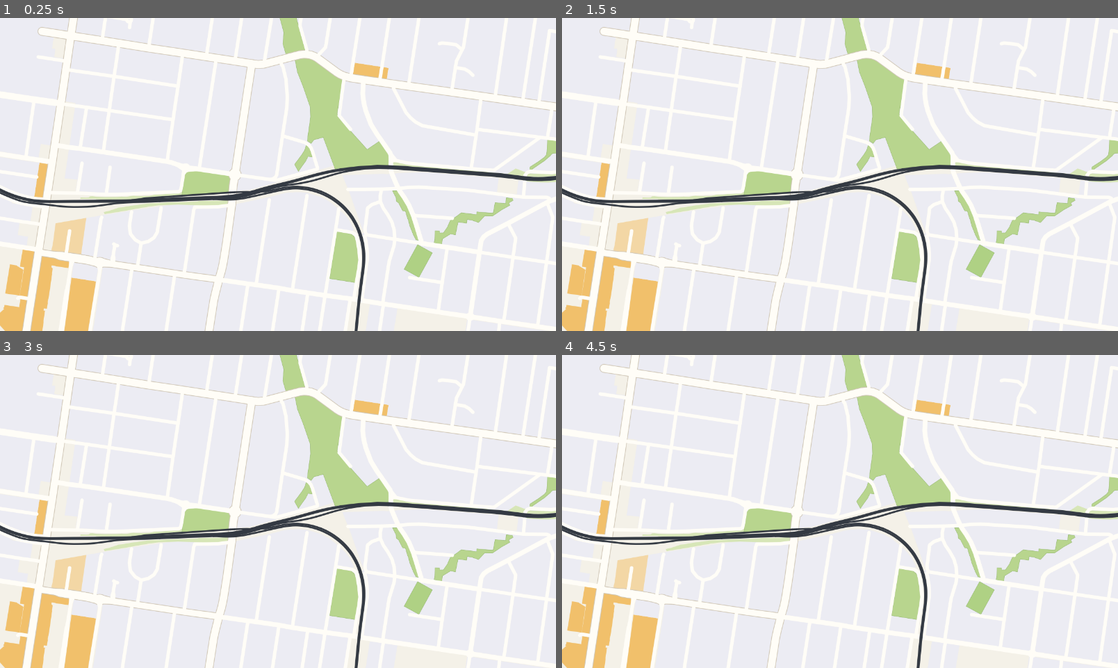
Above: before the commit, frames 1-4 (two rows, left to right).
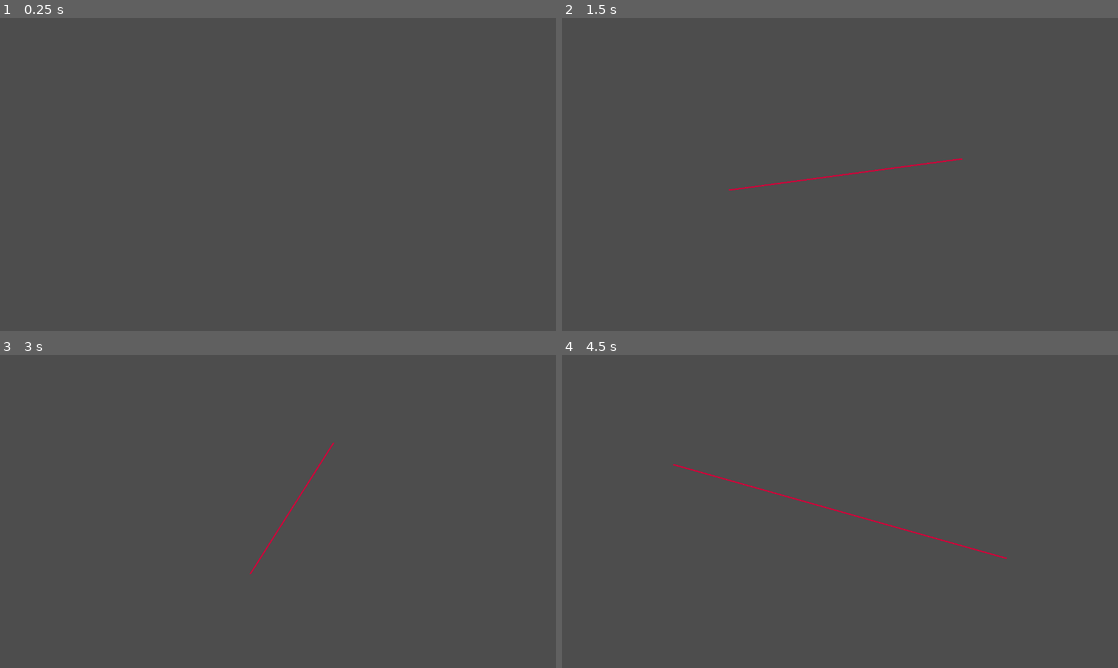
Above: after the commit, the same moments.

Repository: VandyAum/COS30031-Game_Programming
Game: Godot game, scene res://drawing.tscn
Same seed, same stepped clock (60 frames per second), same inputs: the game is played once before the commit and once after it. Before the commit the project starts from res://CamberwellMap.tscn.
Inputs (mouse positions are in pixels of both pictures, inside the frame that each line leads up to):
- Up to frame 1 (0.25 s): no input
- Up to frame 2 (1.5 s): tap Enter at 0.5 s; move the mouse to (962, 158) at 0.52 s; right-click (962, 158) at 0.6 s; click (962, 158) at 0.8 s; tap Space at 1.25 s; move the mouse to (728, 190) at 1.27 s; click (728, 190) at 1.35 s
- Up to frame 3 (3 s): right-click (166, 527) at 1.55 s; tap Enter at 2 s; move the mouse to (333, 442) at 2.02 s; right-click (333, 442) at 2.1 s; click (333, 442) at 2.3 s; tap Space at 2.75 s; move the mouse to (250, 574) at 2.77 s; click (250, 574) at 2.85 s
- Up to frame 4 (4.5 s): right-click (812, 574) at 3.05 s; tap Enter at 3.5 s; move the mouse to (1006, 558) at 3.52 s; right-click (1006, 558) at 3.6 s; click (1006, 558) at 3.8 s; tap Space at 4.25 s; move the mouse to (673, 464) at 4.27 s; click (673, 464) at 4.35 s

The runs differ from the first frame. In frame 1, 100% of the frame differs, in the area x 0-100%, y 0-100%; in frame 2, 100%; in frame 3, 100%; in frame 4, 100%.

Commit message:
added drawing line

Diff:
--- a/Script/CamberwellMap.gd
+++ b/Script/CamberwellMap.gd
@@ -14,67 +14,63 @@
 const MAP_MARGIN = 42.0
 
 func _ready():
-    load_locations()
+	load_locations()
 
 func geo_to_map_position(longitude: float, latitude: float) -> Vector2:
-    var map_size = Map.texture.get_size()
+	var map_size = Map.texture.get_size()
 
-    var usable_width = map_size.x - MAP_MARGIN * 2.0
-    var usable_height = map_size.y - MAP_MARGIN * 2.0
+	var usable_width = map_size.x - MAP_MARGIN * 2.0
+	var usable_height = map_size.y - MAP_MARGIN * 2.0
 
-    var x_ratio = (
-        longitude - MIN_LONGITUDE
-    ) / (
-        MAX_LONGITUDE - MIN_LONGITUDE
-    )
+	var x_ratio = (
+		longitude - MIN_LONGITUDE
+	) / (
+		MAX_LONGITUDE - MIN_LONGITUDE
+	)
 
-    var y_ratio = (MAX_LATITUDE - latitude) / (MAX_LATITUDE - MIN_LATITUDE)
+	var y_ratio = (MAX_LATITUDE - latitude) / (MAX_LATITUDE - MIN_LATITUDE)
 
-    return Vector2(
-        MAP_MARGIN + x_ratio * usable_width,
-        MAP_MARGIN + y_ratio * usable_height
-    )
+	return Vector2(
+		MAP_MARGIN + x_ratio * usable_width,
+		MAP_MARGIN + y_ratio * usable_height
+	)
 
 func load_locations():
-    var file = FileAccess.open(
-        "res://Map/boroondara_foi_game_data.json",
-        FileAccess.READ
-    )
+	var file = FileAccess.open(
+		"res://Map/boroondara_foi_game_data.json",
+		FileAccess.READ
+	)
 
-    if file == null:
-        push_error("Could not open location JSON")
-        return
+	if file == null:
+		push_error("Could not open location JSON")
+		return
 
-    var data = JSON.parse_string(file.get_as_text())
+	var data = JSON.parse_string(file.get_as_text())
 
-    if data == null:
-        push_error("Could not parse JSON")
-        return
+	if data == null:
+		push_error("Could not parse JSON")
+		return
 
-    for feature in data["features"]:
+	for feature in data["features"]:
 
-        var id = int(feature["id"])
+		var id = int(feature["id"])
 
-        if id in Location_IDS:
-            create_location(feature)
+		if id in Location_IDS:
+			create_location(feature)
 
 func create_location(feature):
-    var marker = Node2D.new()
+	var marker = Node2D.new()
 
-    marker.name = str(feature["name"])
+	marker.name = str(feature["name"])
 
-    marker.position = geo_to_map_position(
-        float(feature["longitude"]),
-        float(feature["latitude"])
-    )
+	marker.position = geo_to_map_position(
+		float(feature["longitude"]),
+		float(feature["latitude"])
+	)
 
-    Location.add_child(marker)
+	Location.add_child(marker)
 
-    var label = Label.new()
+	var label = Label.new()
 
-    label.text = "●"
-    label.position = Vector2(-20, -35)
-    label.add_theme_font_size_override("font_size", 70)
-    label.add_theme_color_override("font_color", Color.RED)
-
-    marker.add_child(label)
+	label.text = "●"
+	label.position = Vector2(-20, -35)
--- a/Script/main.gd
+++ b/Script/main.gd
@@ -1,77 +1,34 @@
-#extends Node2D
-#
-#@onready var camberwell = $Camberwell
-#@onready var camberwell_map = $Camberwell/Map
-#
-#@onready var Canterbury = $Canterbury
-#@onready var canterbury_map = $Canterbury/Map
-#
-#
-#func _ready():
-    #fit_map_to_screen()
-#
-#
-#func fit_map_to_screen():
-    #var screen_size = get_viewport_rect().size
-    #
-    #var camberwell_size = camberwell_map.texture.get_size()
-    #var canterbury_size = canterbury_map.texture.get_size()
-    #
-    #
-    #var scale_x = screen_size.x / map_size.x
-    #var scale_y = screen_size.y / map_size.y
-#
-    #var map_scale = min(scale_x, scale_y)
-#
-    #camberwell.scale = Vector2(
-        #map_scale,
-        #map_scale
-    #)
-#
-    #var scaled_map_size = map_size * map_scale
-#
-    #camberwell.position = Vector2(
-        #(screen_size.x - scaled_map_size.x) / 2.0,
-        #(screen_size.y - scaled_map_size.y) / 2.0
-    #)
+extends Node2D
 
-extends Node2D
 @onready var map_chunks = $MapChunks
 
 @onready var camberwell = $MapChunk/Camberwell
 @onready var camberwell_map = $MapChunk/Camberwell/Map
 
-@onready var canterbury = $MapChunk/Canterbury
-@onready var canterbury_map = $MapChunk/Canterbury/Map
 
 
 func _ready():
-    fit_maps_to_screen()
+	fit_maps_to_screen()
 
 
 # This is just for the map to fit in the screen for now
 func fit_maps_to_screen():
-    var screen_size = get_viewport_rect().size
+	var screen_size = get_viewport_rect().size
 
-    var camberwell_size = camberwell_map.texture.get_size()
-    var canterbury_size = canterbury_map.texture.get_size()
+	var camberwell_size = camberwell_map.texture.get_size()
 
-    var camberwell_rect = Rect2(
-        camberwell.position,
-        camberwell_size
-    )
+	var camberwell_rect = Rect2(
+		camberwell.position,
+		camberwell_size
+	)
 
-    var canterbury_rect = Rect2(
-        canterbury.position,
-        canterbury_size
-    )
 
-    var world_rect = camberwell_rect.merge(canterbury_rect)
 
-    var scale_x = screen_size.x / world_rect.size.x
-    var scale_y = screen_size.y / world_rect.size.y
+	var world_rect = camberwell_rect
 
-    var map_scale = min(scale_x, scale_y)
+	var scale_x = screen_size.x / world_rect.size.x
+	var scale_y = screen_size.y / world_rect.size.y
 
-    camberwell.scale = Vector2(map_scale, map_scale)
-    canterbury.scale = Vector2(map_scale, map_scale)
+	var map_scale = min(scale_x, scale_y)
+
+	camberwell.scale = Vector2(map_scale, map_scale)
--- /dev/null
+++ b/drawing.gd
@@ -0,0 +1,21 @@
+extends Node2D
+
+@onready var line = $Line
+
+# Called when the node enters the scene tree for the first time.
+func _ready() -> void:
+	pass # Replace with function body.
+
+
+# Called every frame. 'delta' is the elapsed time since the previous frame.
+func _process(delta: float) -> void:
+	drawing()
+
+func drawing():
+	var label = Label.new()
+	label.z_index = 1
+
+	if Input.is_action_just_pressed("Draw"):
+		line.add_point(get_global_mouse_position())
+	if Input.is_action_just_pressed("Clear_Draw"):
+		line.clear_points()
--- /dev/null
+++ b/drawing.tscn
@@ -0,0 +1,10 @@
+[gd_scene format=3 uid="uid://ccg3mp5xcq6ki"]
+
+[ext_resource type="Script" uid="uid://bpdixeithsxj7" path="res://drawing.gd" id="1_jortj"]
+
+[node name="Drawing" type="Node2D" unique_id=1114527525]
+script = ExtResource("1_jortj")
+
+[node name="Line" type="Line2D" parent="." unique_id=1151995881]
+width = 3.0
+default_color = Color(0.8338114, 0, 0.22254446, 1)
--- a/main.tscn
+++ b/main.tscn
@@ -1,19 +1,23 @@
-[gd_scene load_steps=5 format=3 uid="uid://vu3o5p5e144v"]
+[gd_scene format=3 uid="uid://vu3o5p5e144v"]
 
 [ext_resource type="PackedScene" uid="uid://cydoy4mfk37xm" path="res://CamberwellMap.tscn" id="1_0xm2m"]
 [ext_resource type="Script" uid="uid://doolnlopfcpoj" path="res://Script/main.gd" id="1_h2yge"]
+[ext_resource type="PackedScene" uid="uid://ccg3mp5xcq6ki" path="res://drawing.tscn" id="2_lquwl"]
 [ext_resource type="PackedScene" uid="uid://bx1a76y7hxbwa" path="res://hawthorn_east_map.tscn" id="3_1bvp3"]
 [ext_resource type="PackedScene" uid="uid://y3tdaktx1mby" path="res://surrey_hill_Map.tscn" id="4_lquwl"]
 
-[node name="Main" type="Node2D"]
+[node name="Main" type="Node2D" unique_id=1954988479]
 script = ExtResource("1_h2yge")
 
-[node name="MapChunk" type="Node2D" parent="."]
+[node name="Drawing" parent="." unique_id=1114527525 instance=ExtResource("2_lquwl")]
+z_index = 1
 
-[node name="Camberwell" parent="MapChunk" instance=ExtResource("1_0xm2m")]
+[node name="MapChunk" type="Node2D" parent="." unique_id=1725131052]
 
-[node name="Hawthorn_EastMap" parent="MapChunk" instance=ExtResource("3_1bvp3")]
+[node name="Camberwell" parent="MapChunk" unique_id=1084306728 instance=ExtResource("1_0xm2m")]
+
+[node name="Hawthorn_EastMap" parent="MapChunk" unique_id=1410543495 instance=ExtResource("3_1bvp3")]
 position = Vector2(-924, -1)
 
-[node name="Surrey_Hill" parent="." instance=ExtResource("4_lquwl")]
+[node name="Surrey_Hill" parent="MapChunk" unique_id=2132268439 instance=ExtResource("4_lquwl")]
 position = Vector2(2052, -275)
--- a/project.godot
+++ b/project.godot
@@ -8,14 +8,31 @@
 
 config_version=5
 
+[animation]
+
+compatibility/default_parent_skeleton_in_mesh_instance_3d=true
+
 [application]
 
 config/name="Game_Project"
-run/main_scene="uid://cydoy4mfk37xm"
-config/features=PackedStringArray("4.4", "Forward Plus")
+run/main_scene="uid://ccg3mp5xcq6ki"
+config/features=PackedStringArray("4.6", "Forward Plus")
 config/icon="res://icon.svg"
 
 [display]
 
 window/size/viewport_width=1280
 window/size/viewport_height=720
+
+[input]
+
+Draw={
+"deadzone": 0.2,
+"events": [Object(InputEventMouseButton,"resource_local_to_scene":false,"resource_name":"","device":-1,"window_id":0,"alt_pressed":false,"shift_pressed":false,"ctrl_pressed":false,"meta_pressed":false,"button_mask":1,"position":Vector2(359, 22),"global_position":Vector2(368, 70),"factor":1.0,"button_index":1,"canceled":false,"pressed":true,"double_click":false,"script":null)
+]
+}
+Clear_Draw={
+"deadzone": 0.2,
+"events": [Object(InputEventMouseButton,"resource_local_to_scene":false,"resource_name":"","device":-1,"window_id":0,"alt_pressed":false,"shift_pressed":false,"ctrl_pressed":false,"meta_pressed":false,"button_mask":2,"position":Vector2(341, 20),"global_position":Vector2(350, 68),"factor":1.0,"button_index":2,"canceled":false,"pressed":true,"double_click":false,"script":null)
+]
+}
Not shown, changed: Map/camberwell_game_map_roadclean.svg.import
Not shown, changed: Map/hawthorn_east_extension_aligned.svg.import
Not shown, changed: Map/surrey_hills_camberwell_extension_only.svg.import
Not shown, added: drawing.gd.uid
Not shown, changed: icon.svg.import
